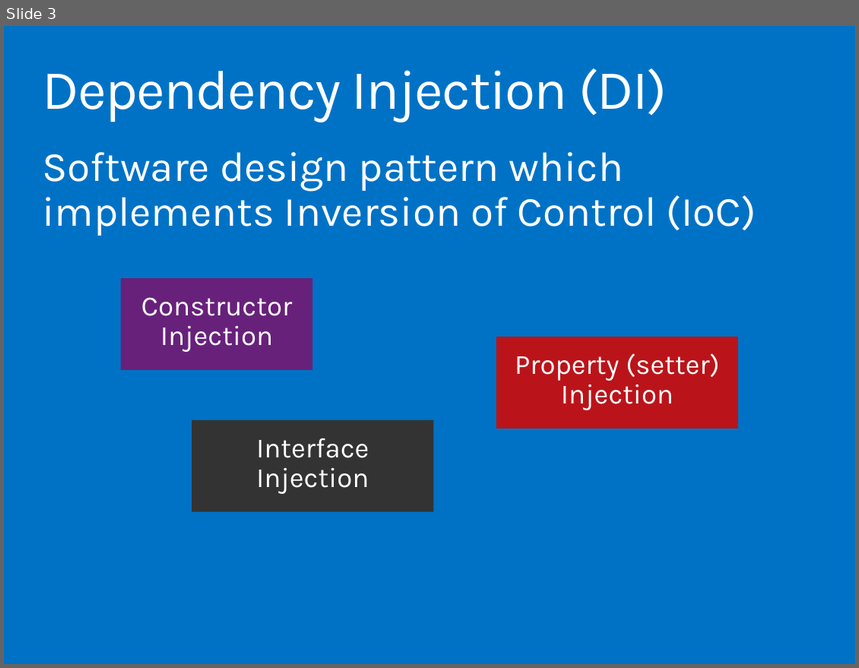
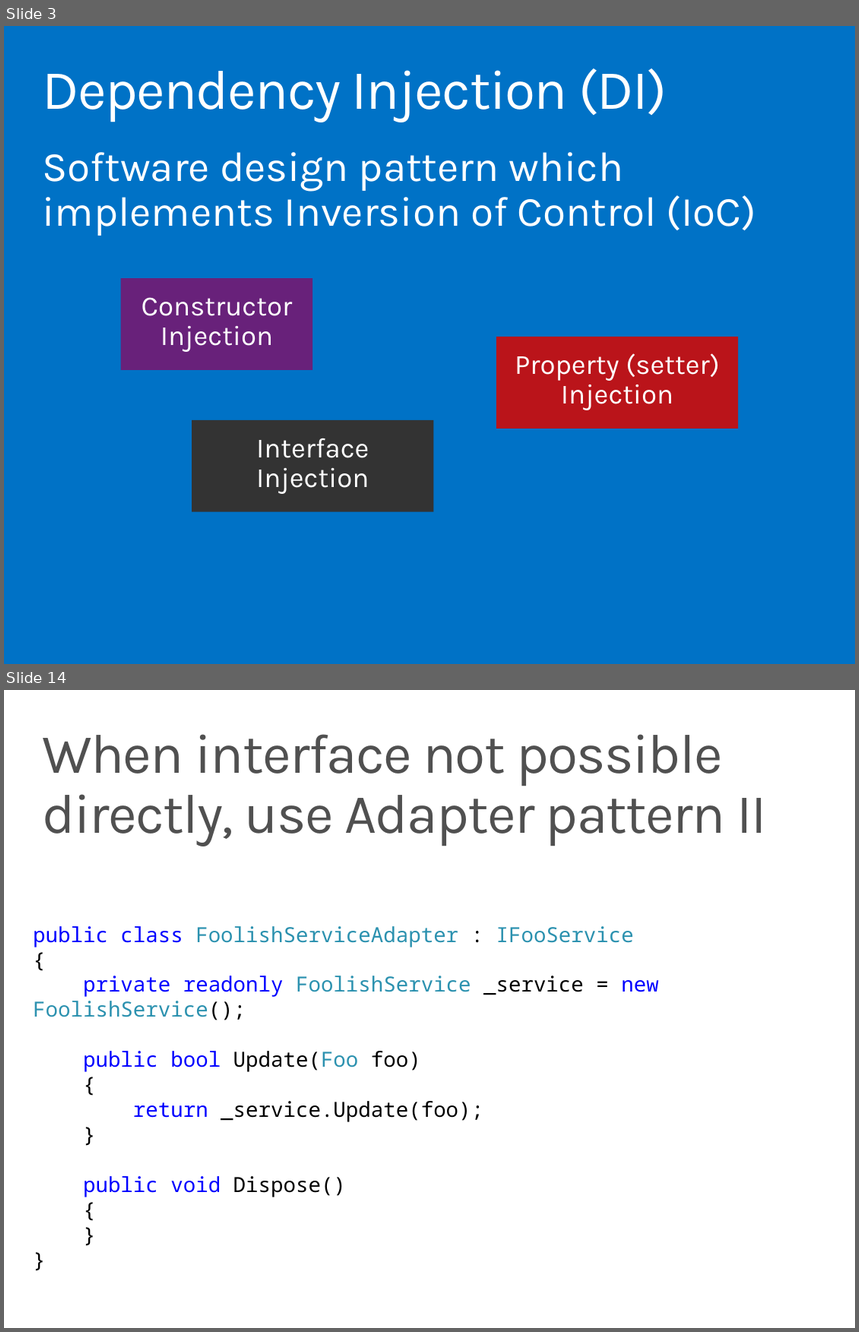
Before and after one commit to ondfisk/BDSA2016, a slide deck: Slides/Lecture05.pptx. Shown one above the other, each under a label of ours: slide 3 before the commit, slides 3 and 14 after it; the slides between them are not shown. The pictures are 859x668 and 859x1332 pixels, drawn with LibreOffice and Linux fonts; fonts in the diff are those of the drawing. Boxes give left, top, right and bottom in pixels: in the first picture for what was removed or moved away, otherwise in the second. Text is boxed around its words. In the diff, an @@ line names an element or a change of style, - is before the commit and + after.

Commit message:
DI demonstration classes

```diff
--- a/Slides/Lecture05.pptx
+++ b/Slides/Lecture05.pptx
@@ slide 14 added at bbox=[4, 690, 855, 1328], background #FFFFFF @@
@@ title added at bbox=[42, 734, 766, 846], 48 pt, text #505050 @@
+When interface not possible directly, use Adapter pattern II
@@ text added at bbox=[33, 926, 658, 1198], 18 pt, text #2B91AF @@
+public class FoolishServiceAdapter : IFooService
+{
+private readonly FoolishService _service = new FoolishService();
+public bool Update(Foo foo)
+{
+return _service.Update(foo);
+}
+public void Dispose()
+{
+}
+}
```
Also in this commit, not shown: 1 slide changed, 17 other slides added, 1 slide removed, 14 other files.
